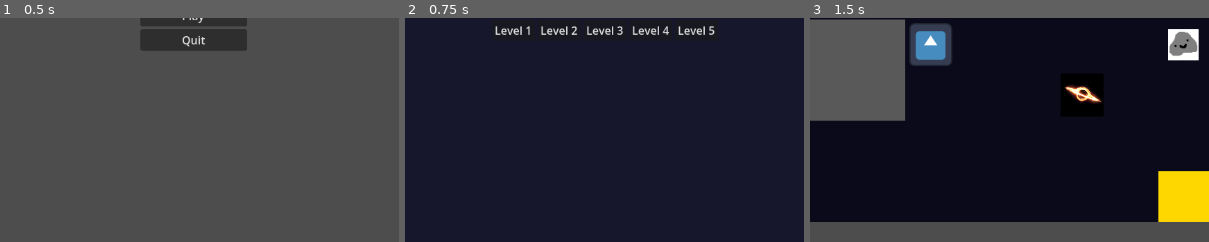
Above: before the commit, frames 1-3 (left to right).
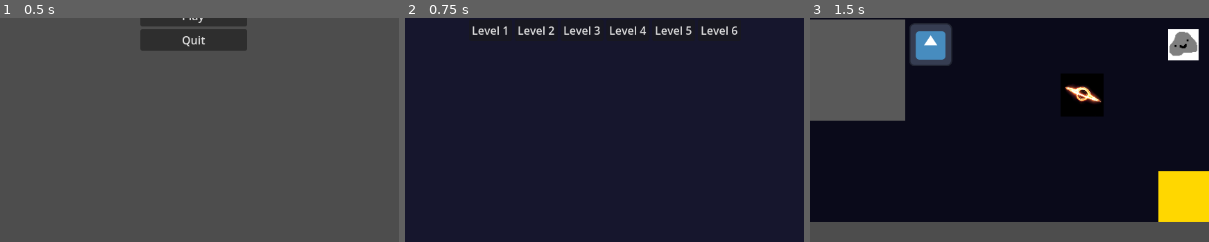
Above: after the commit, the same moments.

Repository: XilefEel/gameseed-2026
Game: Godot game, scene res://scenes/MainMenu.tscn
Two runs of this game, one before a commit and one after it. Both use one fixed random seed, a clock stepped at 60 frames per second and the inputs below. The engine's default icon, where the game draws it, is replaced by a stand-in: a white triangle on a blue panel in a dark square.
Inputs:
- Up to frame 1 (0.5 s): no input
- Up to frame 2 (0.75 s): click "Play" at 0.5 s
- Up to frame 3 (1.5 s): click "Level 1" at 1.25 s
The pictures show only the part of the screen within x 25-75%, y 50-100%; the shares and areas given below are measured in that part.

Frame 1 is identical in both runs. In frame 2, 1.7% of the frame differs, in the area x 16-84%, y 3-8%; in frame 3, nothing differs.

Commit message:
added portal loading with working directions

Diff:
--- a/levels/level_03.json
+++ b/levels/level_03.json
@@ -10,14 +10,10 @@
   "blackholes": [],
   "pirates": [
     [5, 0],
-    [5, 1],
     [5, 2],
-    [5, 3],
     [5, 4],
     [0, 5],
-    [1, 5],
     [2, 5],
-    [3, 5],
     [4, 5]
   ],
   "portals": []
--- /dev/null
+++ b/levels/level_06.json
@@ -0,0 +1,42 @@
+{
+  "name": "level_01",
+  "grid_size": 8,
+  "moves": 15,
+  "start_cell": [0, 0],
+  "end_cell": [7, 7],
+  "debris": [],
+  "houses": [],
+  "asteroids": [],
+  "blackholes": [],
+  "pirates": [],
+  "portals": [
+    {
+      "cell": {
+        "x": 2,
+        "y": 0
+      },
+      "dir": "up"
+    },
+    {
+      "cell": {
+        "x": 2,
+        "y": 6
+      },
+      "dir": "left"
+    },
+    {
+      "cell": {
+        "x": 0,
+        "y": 3
+      },
+      "dir": "left"
+    },
+    {
+      "cell": {
+        "x": 7,
+        "y": 3
+      },
+      "dir": "right"
+    }
+  ]
+}
--- a/scripts/level_loader.gd
+++ b/scripts/level_loader.gd
@@ -5,6 +5,14 @@
 const PIRATE_SCENE = preload("res://scenes/Pirate.tscn")
 const BLACKHOLE_SCENE = preload("res://scenes/Blackhole.tscn")
 const ASTEROID_SCENE = preload("res://scenes/Asteroid.tscn")
+
+
+const DIR_MAP = {
+	"up": Vector2i.UP,
+	"down": Vector2i.DOWN,
+	"left": Vector2i.LEFT,
+	"right": Vector2i.RIGHT
+}
 
 
 static func load_level(file_path: String, grid: Grid) -> void:
@@ -56,3 +64,18 @@
 
 		asteroid.path = path
 		grid.add_child(asteroid)
+
+
+	for i in range(0, data["portals"].size() - 1, 2):
+		var a = data["portals"][i]
+		var b = data["portals"][i + 1]
+
+		var a_cell = Vector2i(a["cell"]["x"], a["cell"]["y"])
+		var b_cell = Vector2i(b["cell"]["x"], b["cell"]["y"])
+
+		var a_dir = DIR_MAP[a["dir"]]
+		var b_dir = DIR_MAP[b["dir"]]
+
+		grid.add_portal_pair(a_cell, a_dir, b_cell, b_dir)
+		grid.set_cell(a_cell, 0, grid.PORTAL_IN, grid.get_portal_transform(a_dir))
+		grid.set_cell(b_cell, 0, grid.PORTAL_IN, grid.get_portal_transform(b_dir))
--- a/scripts/menu/grid.gd
+++ b/scripts/menu/grid.gd
@@ -26,12 +26,6 @@
 	LevelLoader.load_level(LevelLoader.current_level, self)
 	draw_grid()
 	camera.setup_camera(size)
-	# add_portal_pair(Vector2i(1, 1), Vector2i.RIGHT, Vector2i(6, 5), Vector2i.UP)
-	# add_portal_pair(Vector2i(7, 2), Vector2i.RIGHT, Vector2i(0, 7), Vector2i.UP)
-
-	# for cell in portals.keys():
-	# 	set_cell(cell, 0, PORTAL_IN, get_portal_transform(portals[cell]["dir"]))
-
 	grid_ready.emit()
 
 
@@ -65,7 +59,7 @@
 
 func add_portal_pair(a: Vector2i, a_dir: Vector2i, b: Vector2i, b_dir: Vector2i) -> void:
 	portals[a] = {"exit": b, "dir": a_dir, "exit_dir": b_dir}
-	portals[b] = {"exit": a, "dir": -b_dir, "exit_dir": -a_dir}
+	portals[b] = {"exit": a, "dir": b_dir, "exit_dir": a_dir}
 
 
 func is_portal(cell: Vector2i) -> bool:
--- a/scripts/menu/level_select.gd
+++ b/scripts/menu/level_select.gd
@@ -8,6 +8,7 @@
 	"res://levels/level_03.json",
 	"res://levels/level_04.json",
 	"res://levels/level_05.json",
+	"res://levels/level_06.json",
 ]
 
 
--- a/scripts/player/player_movement.gd
+++ b/scripts/player/player_movement.gd
@@ -77,7 +77,7 @@
 
 func move_through_portal() -> void:
 	var portal = grid.get_portal(player.current_cell)
-	var landing = portal["exit"] + portal["exit_dir"]
+	var landing = portal["exit"] - portal["exit_dir"]
 
 	if not grid.is_in_bounds(landing) or grid.is_debris(landing) or grid.is_house(landing):
 		return
